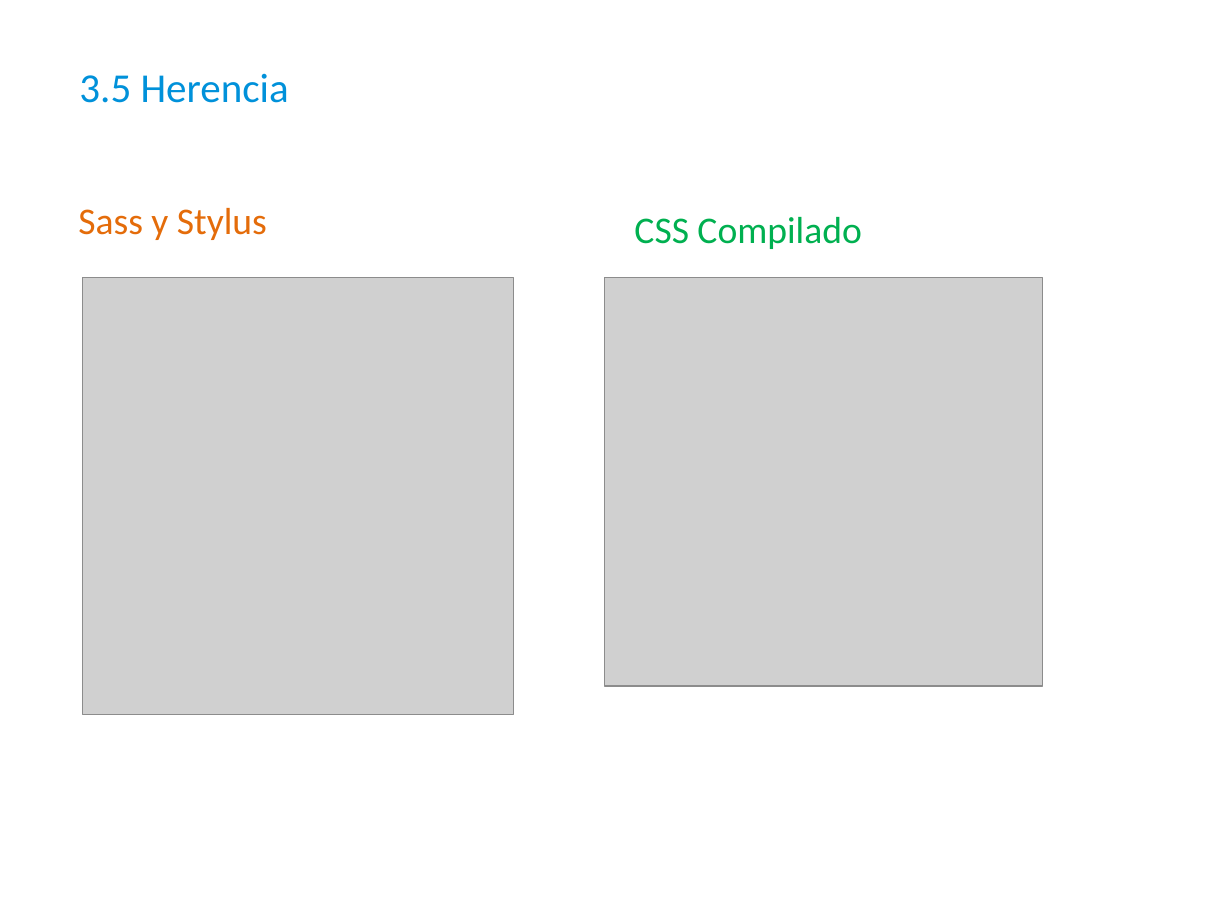
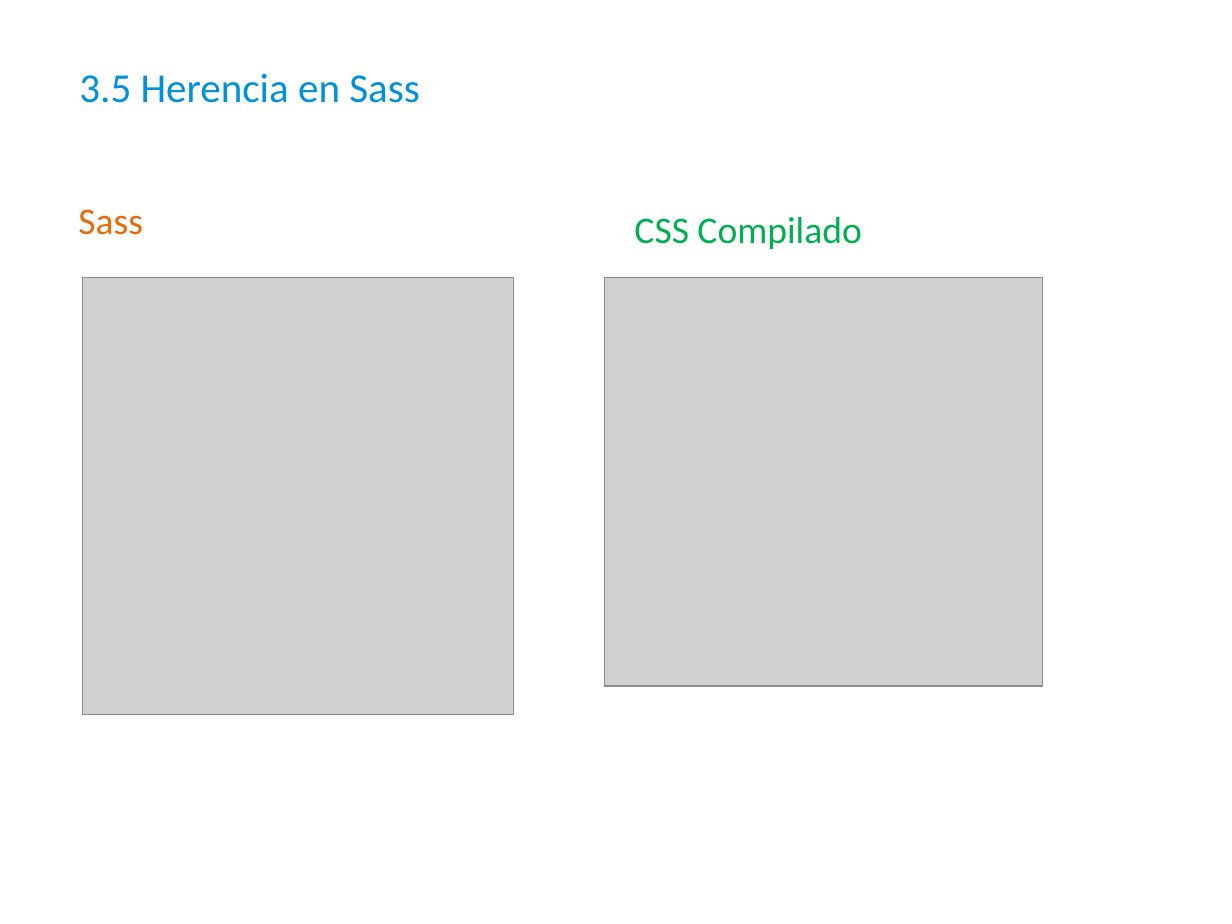
Before and after one commit to javierelipadron/preprocesadores, a slide deck: slide 22 of Preprocesadores SASS - LESS.pptx. Drawn at 1232x924 pixels with LibreOffice and Linux fonts; fonts in the diff are those of the drawing; grey boxes stand for pictures; background and template pictures are left out. Boxes give left, top, right and bottom in pixels: in the first picture for what was removed or moved away, otherwise in the second. Text is boxed around its words. In the diff, an @@ line names an element or a change of style, - is before the commit and + after.

```diff
--- a/Preprocesadores SASS - LESS.pptx
+++ b/Preprocesadores SASS - LESS.pptx
@@ title at bbox=[79, 73, 420, 103]: text changed @@
-3.5 Herencia
+3.5 Herencia en Sass
@@ text at bbox=[78, 209, 143, 235]: text changed @@
-Sass y Stylus
+Sass
```
Also in this commit, not shown: 10 other slides changed, 3 slides added, 1 slide removed.
